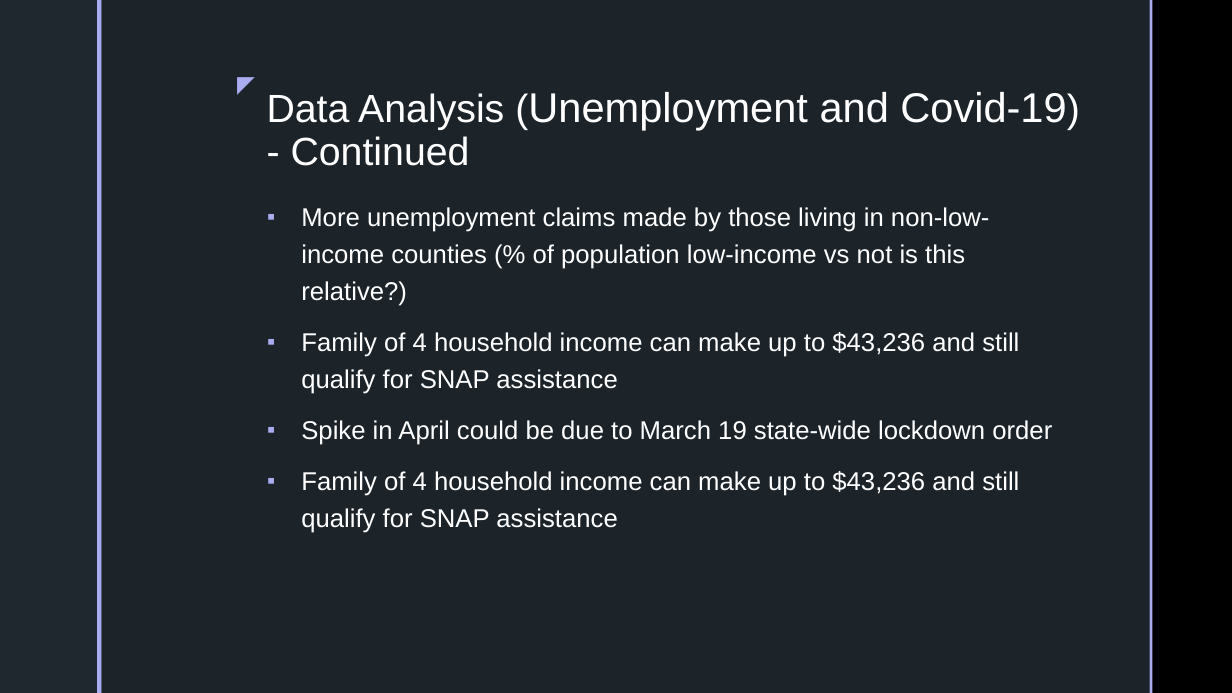
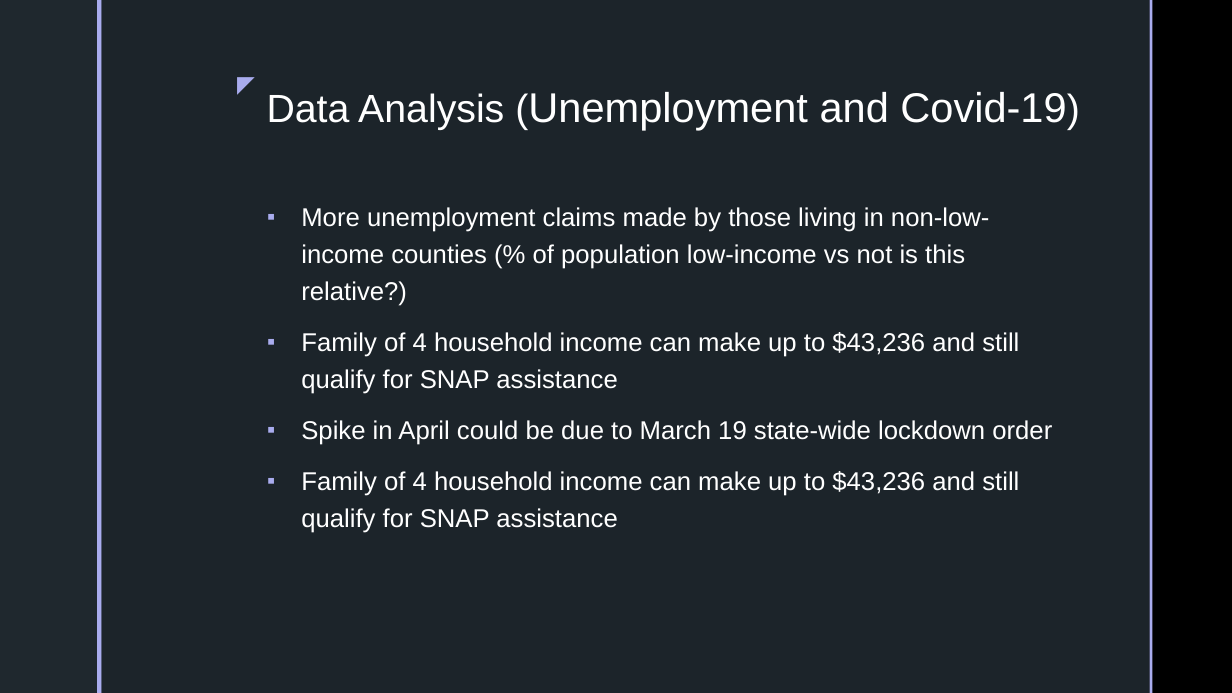
Before and after one commit to inkosi-codes/Covid-19-and-Low-Income-Communities, a slide deck: slide 10 of docs/Presentation/Power-Point.pptx (slide 11 before the commit). Drawn at 1232x693 pixels with LibreOffice and Linux fonts; fonts in the diff are those of the drawing; background and template pictures are left out. Boxes give left, top, right and bottom in pixels: in the first picture for what was removed or moved away, otherwise in the second. Text is boxed around its words. In the diff, an @@ line names an element or a change of style, - is before the commit and + after.

Commit message:
Presentation Update

```diff
--- a/docs/Presentation/Power-Point.pptx
+++ b/docs/Presentation/Power-Point.pptx
@@ title at box(267, 92, 1066, 130): text changed; size 30.6 to 32.4 pt @@
-Data Analysis (Unemployment and Covid-19) - Continued
+Data Analysis (Unemployment and Covid-19)
```
Also in this commit, not shown: 5 other slides changed, 7 slides added, 3 slides removed, 5 other files.
